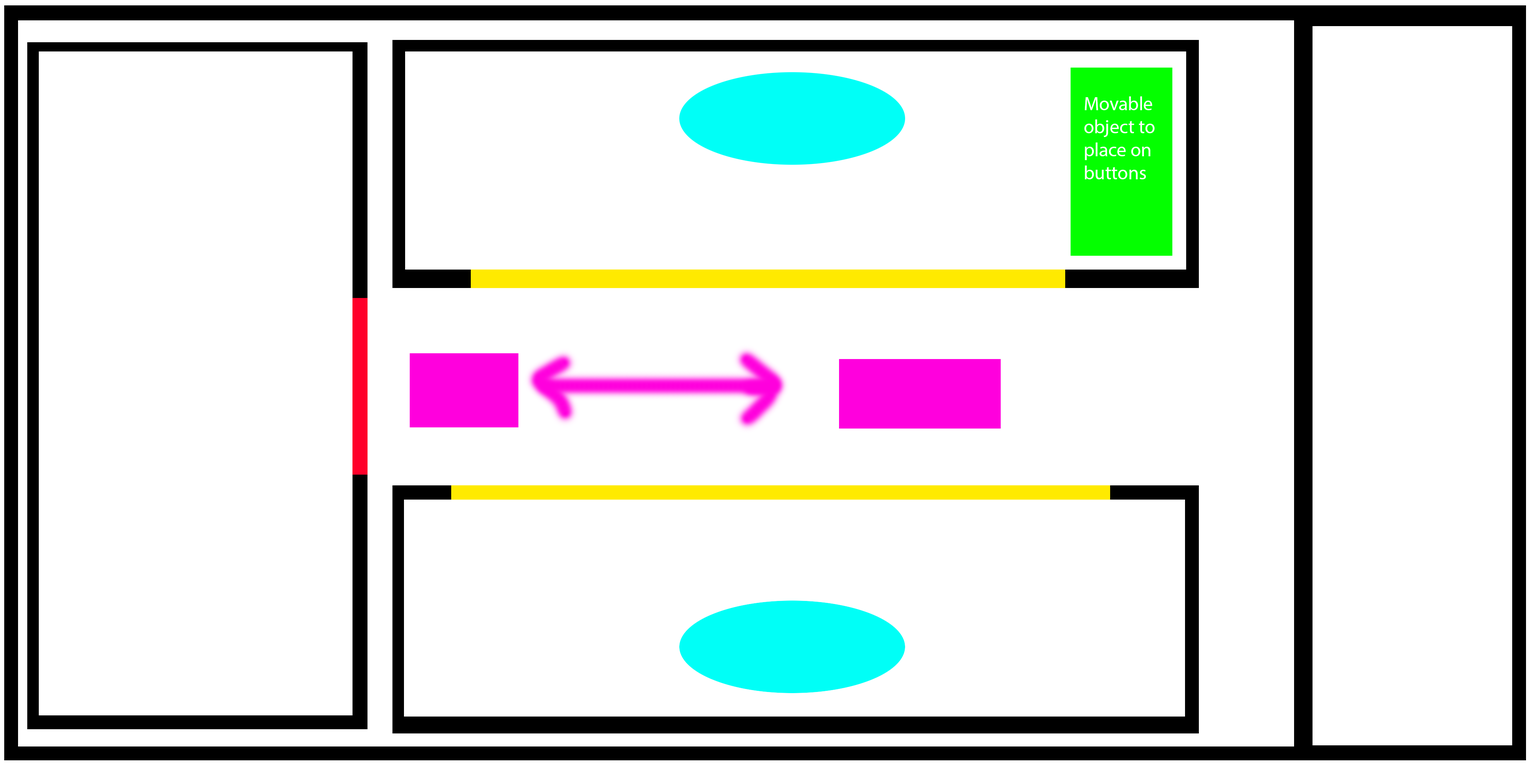
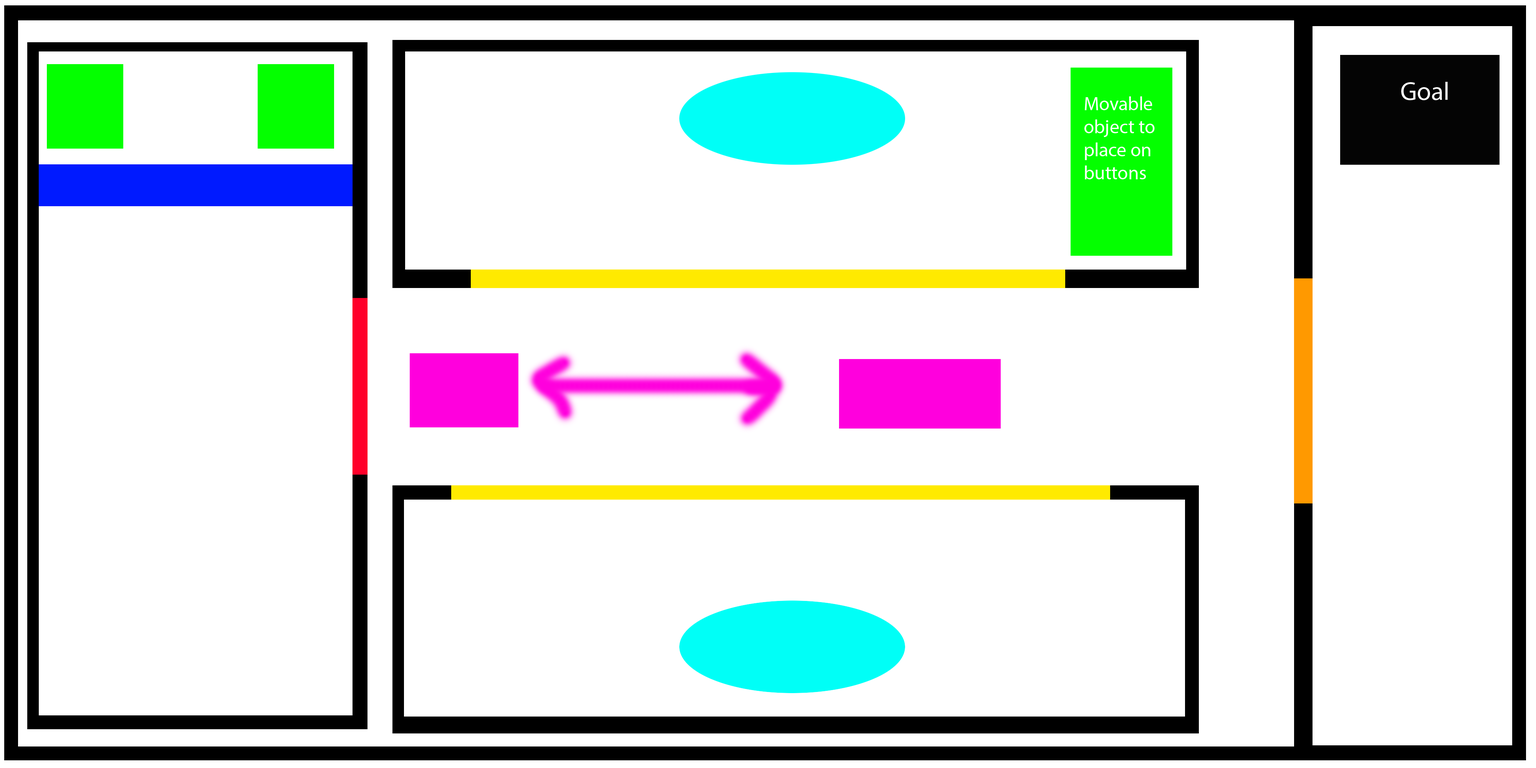
Before/after of a w=1536, h=768 layered artwork. What changed in the layer stack:
removed layer "Movable object to place on buttons" over <box>1084,96,1155,180</box>
painted on "2ND Floor" over <box>38,54,1500,504</box>
